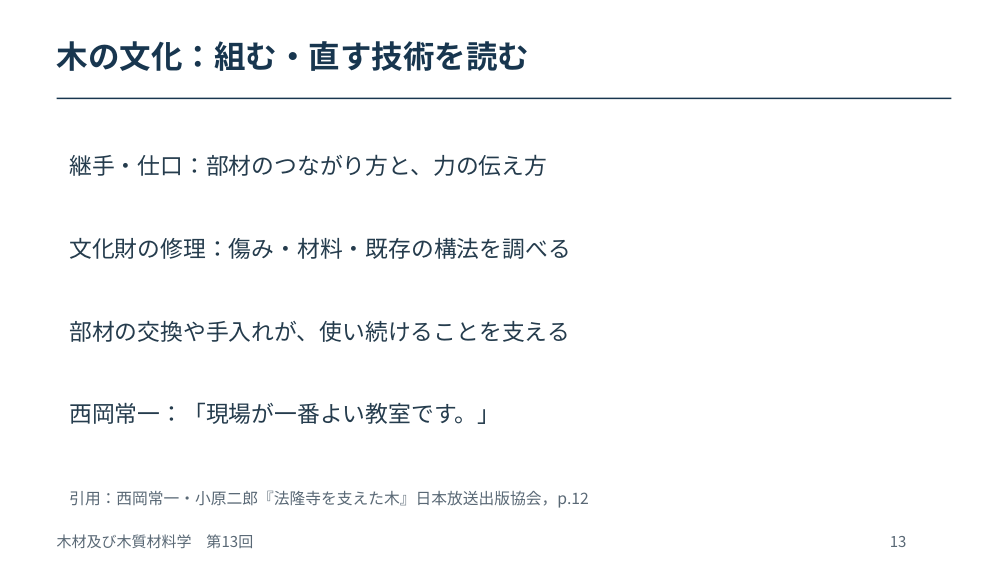
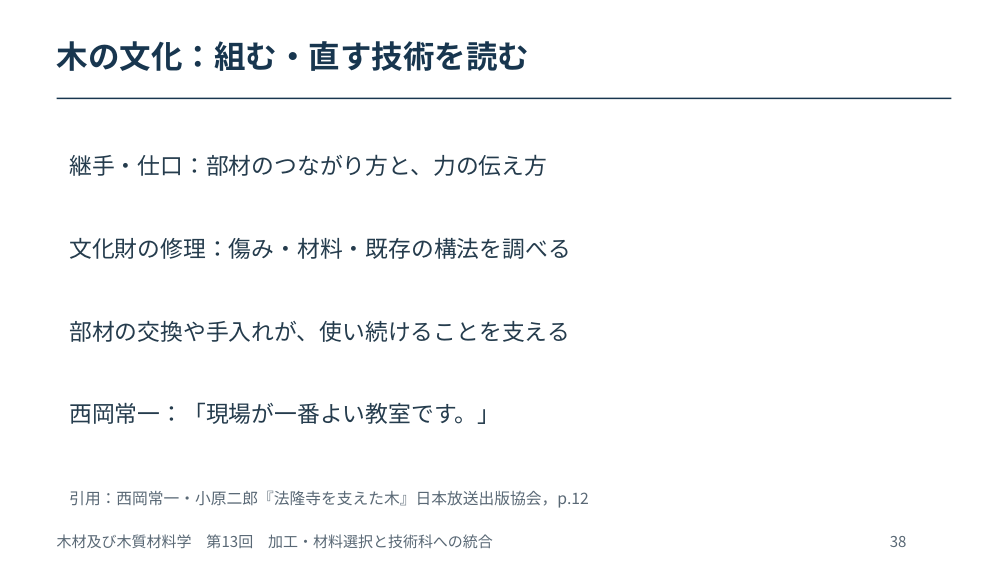
Before and after one commit to zooc-14calbp/wood-science-course, a slide deck: slide 38 of 第13回/13_授業スライド_20261101.pptx (slide 13 before the commit). Drawn at 1008x567 pixels with LibreOffice and Linux fonts; fonts in the diff are those of the drawing. Boxes give left, top, right and bottom in pixels: in the first picture for what was removed or moved away, otherwise in the second. Text is boxed around its words. In the diff, an @@ line names an element or a change of style, - is before the commit and + after.

```diff
--- a/第13回/13_授業スライド_20261101.pptx
+++ b/第13回/13_授業スライド_20261101.pptx
@@ text at (57,534,493,548): text changed @@
-木材及び木質材料学 第13回
+木材及び木質材料学 第13回 加工・材料選択と技術科への統合
@@ text at (890,536,907,547): text changed @@
-13
+38
```
Also in this commit, not shown: 24 other slides changed, 57 slides added, 28 other files.
